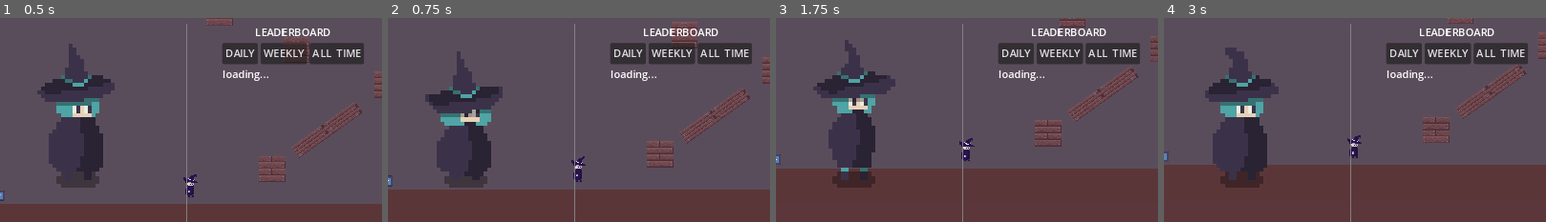
Above: before the commit, frames 1-4 (left to right).
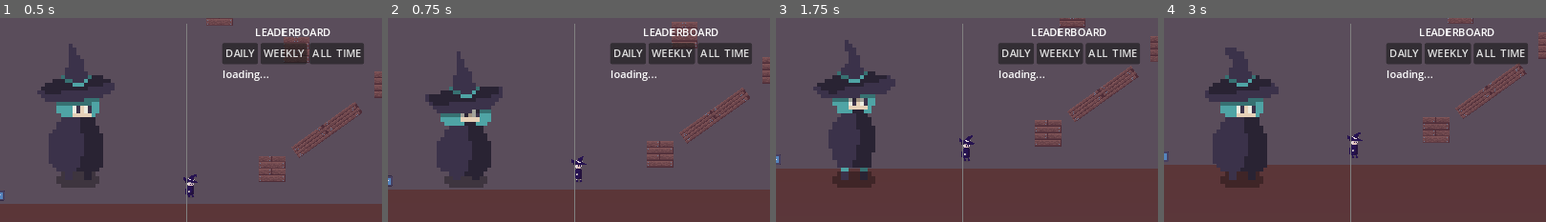
Above: after the commit, the same moments.

Repository: dicemaster5/Summon2Scale
Game: Godot game, scene res://scenes/main.tscn
Same seed, same stepped clock (60 frames per second), same inputs: the game is played once before the commit and once after it. The engine's default icon, where the game draws it, is replaced by a stand-in: a white triangle on a blue panel in a dark square.
Inputs:
- Up to frame 1 (0.5 s): no input
- Up to frame 2 (0.75 s): hold D (move_right) from 0.53 s (still down); tap Space (jump) at 0.6 s
- Up to frame 3 (1.75 s): keep holding D (move_right); tap Space (jump) at 0.77, 1.07, 1.52, 1.55 s; tap Shift (run) at 1.35 s
- Up to frame 4 (3 s): tap Space (jump) at 1.82, 2.1 s; release D (move_right) at 2.03 s; hold A (move_left) 2.03-2.78 s; hold D (move_right) from 2.78 s (still down); tap Shift (run) at 2.85 s
The pictures show only the part of the screen within x 25-75%, y 16-66%; the shares and areas given below are measured in that part.

Frame 1 is identical in both runs. In frame 2, less than 0.1% of the frame differs, in the area x 48-52%, y 67-80%; in frame 3, 0.2%; in frame 4, 0.2%, in the area x 48-52%, y 56-68%.
Error in both runs: Invalid access to property or key 'scores' on a base object of type 'Nil'. (res://systems/scoreboard.gd:39)

Commit message:
variable height jumping

Diff:
--- a/project.godot
+++ b/project.godot
@@ -58,6 +58,10 @@
 ]
 }
 
+[physics]
+
+2d/default_gravity=1000.0
+
 [rendering]
 
 textures/canvas_textures/default_texture_filter=0
--- a/scenes/player.tscn
+++ b/scenes/player.tscn
@@ -225,6 +225,7 @@
 script = ExtResource("1_ydmqw")
 walk_speed = 200.0
 run_speed = 275.0
+max_jump_velocity = -250.0
 coyote_frames = 8
 
 [node name="Collider" type="CollisionShape2D" parent="."]
@@ -233,9 +234,9 @@
 [node name="AnimatedSprite2D" type="AnimatedSprite2D" parent="."]
 position = Vector2(0, -5)
 sprite_frames = SubResource("SpriteFrames_vku5n")
-animation = &"jump"
+animation = &"Idle"
 autoplay = "Idle"
-frame_progress = 0.771629
+frame_progress = 0.323025
 
 [node name="CoyoteTimer" type="Timer" parent="."]
 wait_time = 5.0
--- a/systems/player.gd
+++ b/systems/player.gd
@@ -2,18 +2,20 @@
 
 @export var walk_speed: float = 300.0
 @export var run_speed: float = 500.0
-@export var max_jump_velocity: float = 400.0
+@export var max_jump_velocity: float = -100.0
+@export var jump_impede: float = -10
 @export var coyote_frames: int = 30  # How many in-air frames to allow jumping
 
 @onready var animator: AnimatedSprite2D = $AnimatedSprite2D
 @onready var coyote_timer: Timer = $CoyoteTimer
-@onready var jump_timer: Timer = $JumpTimer
 
-
+var gravity_value: float = ProjectSettings.get_setting("physics/2d/default_gravity")
+var player_gravity: Vector2
 var move_speed: float
 var jumped: bool
 var can_jump: bool
 var jump_force: float
+var holding_jump: bool
 
 var coyote = false  # Track whether we're in coyote time or not
 var last_floor = false  # Last frame's on-floor state
@@ -22,7 +24,6 @@
 func _ready() -> void:
 	animator.play()
 	coyote_timer.wait_time = coyote_frames / 60.0
-	print(coyote_timer.wait_time)
 
 func _physics_process(delta: float) -> void:
 	if Globals.we_are_in_a_menu:
@@ -30,7 +31,8 @@
 
 	# Add the gravity.
 	if not is_on_floor() && gravity_enabled:
-		velocity += get_gravity() * delta
+		player_gravity = get_gravity()
+		velocity += player_gravity * delta
 
 	# Get the input direction and handle the movement/deceleration.
 	var direction := Input.get_axis("move_left", "move_right")
@@ -57,12 +59,16 @@
 		coyote = true
 		coyote_timer.start()
 
-	# Jump
+	# Variable jumping.
 	if Input.is_action_just_pressed("jump") and (is_on_floor() or coyote):
-		velocity.y = -max_jump_velocity
-		jumped = true
-		coyote = false
-		coyote_timer.stop()
+		velocity.y = max_jump_velocity
+		holding_jump = true
+
+	if Input.is_action_just_released("jump"):
+		holding_jump = false
+
+	if holding_jump and velocity.y <= jump_impede:
+		velocity.y -= -jump_impede
 
 	if direction:
 		velocity.x = direction * move_speed
